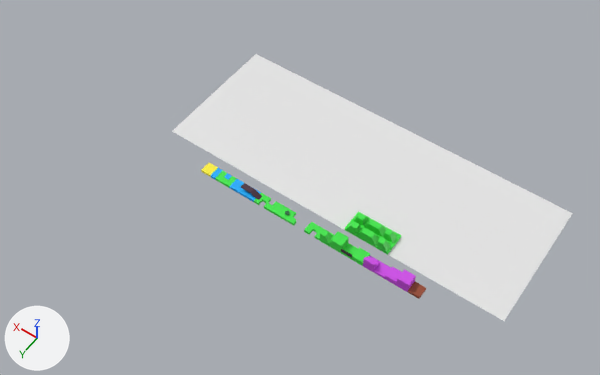
Before and after pictures for a commit that changed the Blender file Celebi/example/Voxel.blend.
Both versions are drawn from a camera (50 mm lens) standing at (-21.2, 38.9, 54.0) and looking at (2.8, 5.3, 1.1). Arrows for +X, +Y and +Z are at lower left; the lights stay in place.
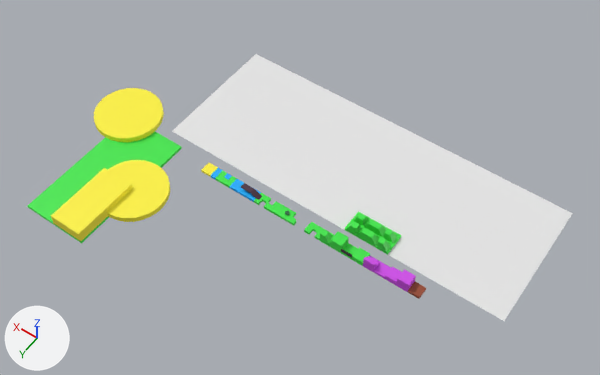
Where the change shows, as pixel boxes [x1, y1, x2, y2] in the pictures (600 x 375 px):
'Sand.001', added
    after: [81, 88, 182, 222]
    faces in mat_sand (yellow #fff339): [94, 88, 170, 222]
    faces in mat_grass (green #3ee749): [81, 132, 182, 171]
'Sand.003', added
    after: [28, 159, 132, 243]
    faces in mat_sand (yellow #fff339): [51, 168, 132, 241]
    faces in mat_grass (green #3ee749): [28, 159, 109, 243]

The change, as a diff of the scene's bpy script:
```diff
--- a/Celebi/example/Voxel.blend.py
+++ b/Celebi/example/Voxel.blend.py
@@ me_cube_012 @@
+me_cube_012.from_pydata(...)  # 106 vertices, 102 faces; spans x -3.0..3.0, y -3.0..3.0, z -0.5..0.75
+# faces by material slot: [6, 96]
+me_cube_012.materials.append(mat_sand)  # yellow #fff339
+me_cube_012.materials.append(mat_grass)  # green #3ee749
@@ me_cube_007 @@
+me_cube_007.from_pydata(...)  # 226 vertices, 164 faces; spans x -6.0..6.0, y -6.0..6.0, z -0.5..0.25
+# faces by material slot: [68, 96]
+me_cube_007.materials.append(mat_sand)  # yellow #fff339
+me_cube_007.materials.append(mat_grass)  # green #3ee749
@@ ob_sand_003 @@
+ob_sand_003 = bpy.data.objects.new('Sand.003', me_cube_012)
+ob_sand_003.location = (17.0, 16.0, 0.5)
@@ ob_sand_001 @@
+ob_sand_001 = bpy.data.objects.new('Sand.001', me_cube_007)
+ob_sand_001.location = (17.0, 10.0, 0.5)
```
